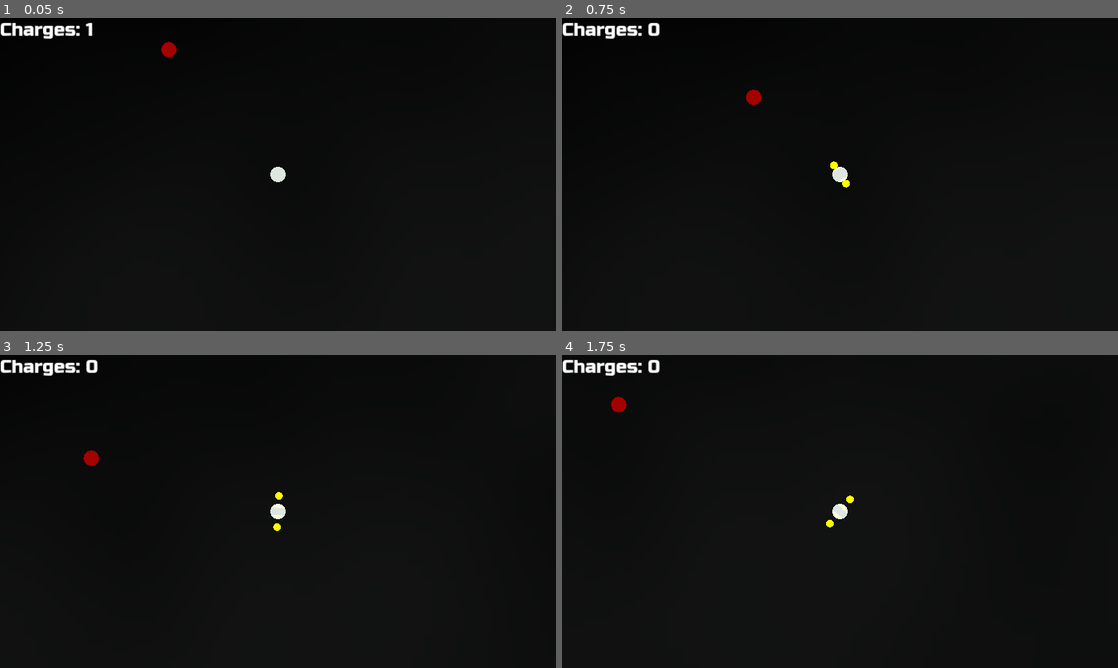
Above: before the commit, frames 1-4 (two rows, left to right).
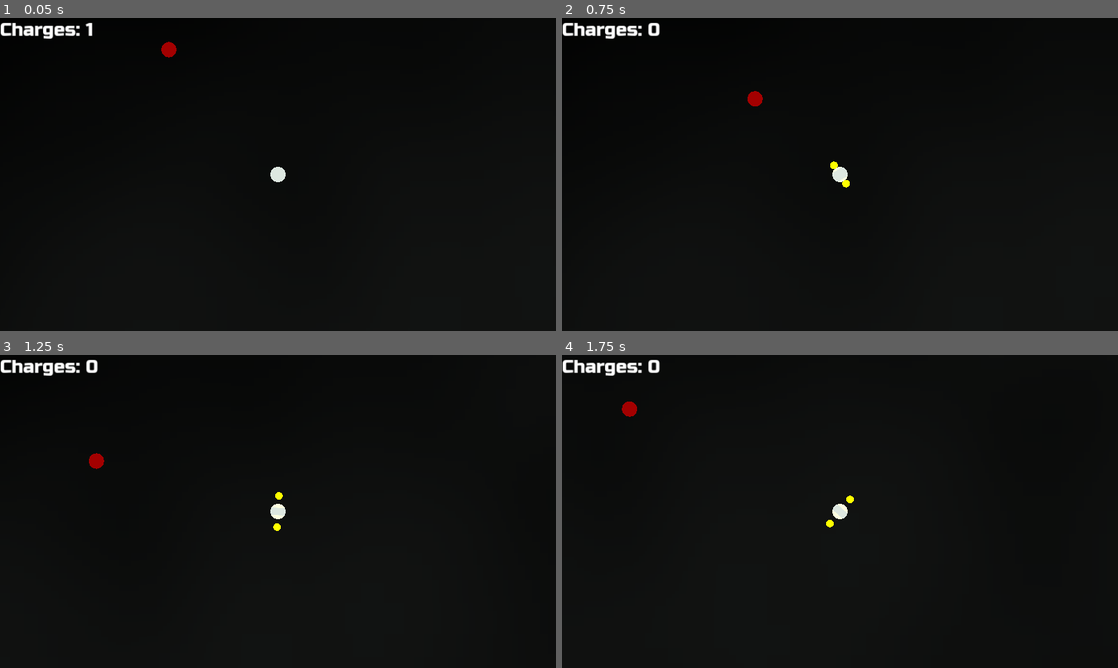
Above: after the commit, the same moments.

Repository: doctor-g/LD55
Game: Godot game, scene res://world.tscn
Two runs of this game, one before a commit and one after it. Both use one fixed random seed, a clock stepped at 60 frames per second and the inputs below.
Inputs (mouse positions are in pixels of both pictures, inside the frame that each line leads up to):
- Up to frame 1 (0.05 s): no input
- Up to frame 2 (0.75 s): move the mouse to (962, 158) at 0.52 s; hold D (move_right) from 0.53 s (still down); tap Space (summon) at 0.6 s
- Up to frame 3 (1.25 s): keep holding D (move_right)
- Up to frame 4 (1.75 s): move the mouse to (728, 527) at 1.27 s; release D (move_right) at 1.28 s; hold S (move_down) from 1.28 s (still down); tap Space (summon) at 1.35 s

Frame 1 is identical in both runs. In frame 2, less than 0.1% of the frame differs, in the area x 33-37%, y 22-29%; in frame 3, 0.1%; in frame 4, 0.2%, in the area x 8-14%, y 13-20%.

Commit message:
Accelerate toward target slowly

Diff:
--- a/project/enemy.gd
+++ b/project/enemy.gd
@@ -1,7 +1,10 @@
 extends CharacterBody3D
 
-const ACCELERATION := 3.0
+const DELTA_TOWARD := 3.0
 const CHARGE_DROP_DISTANCE := 3.0
+
+## Speed increase per second
+const ACCELERATION := 0.5
 
 @export var speed := 7.0
 @export var target : Node3D
@@ -9,10 +12,12 @@
 var _direction := Vector3.ZERO
 
 func _physics_process(delta: float) -> void:
+	speed += ACCELERATION * delta
+
 	if target != null:
 		var new_direction := (target.global_position - global_position).normalized()
 
-		_direction = _direction.move_toward(new_direction, ACCELERATION * delta)
+		_direction = _direction.move_toward(new_direction, DELTA_TOWARD * delta)
 
 		var collision := move_and_collide(_direction * speed * delta)
 		if collision != null and collision.get_collider() == target:
